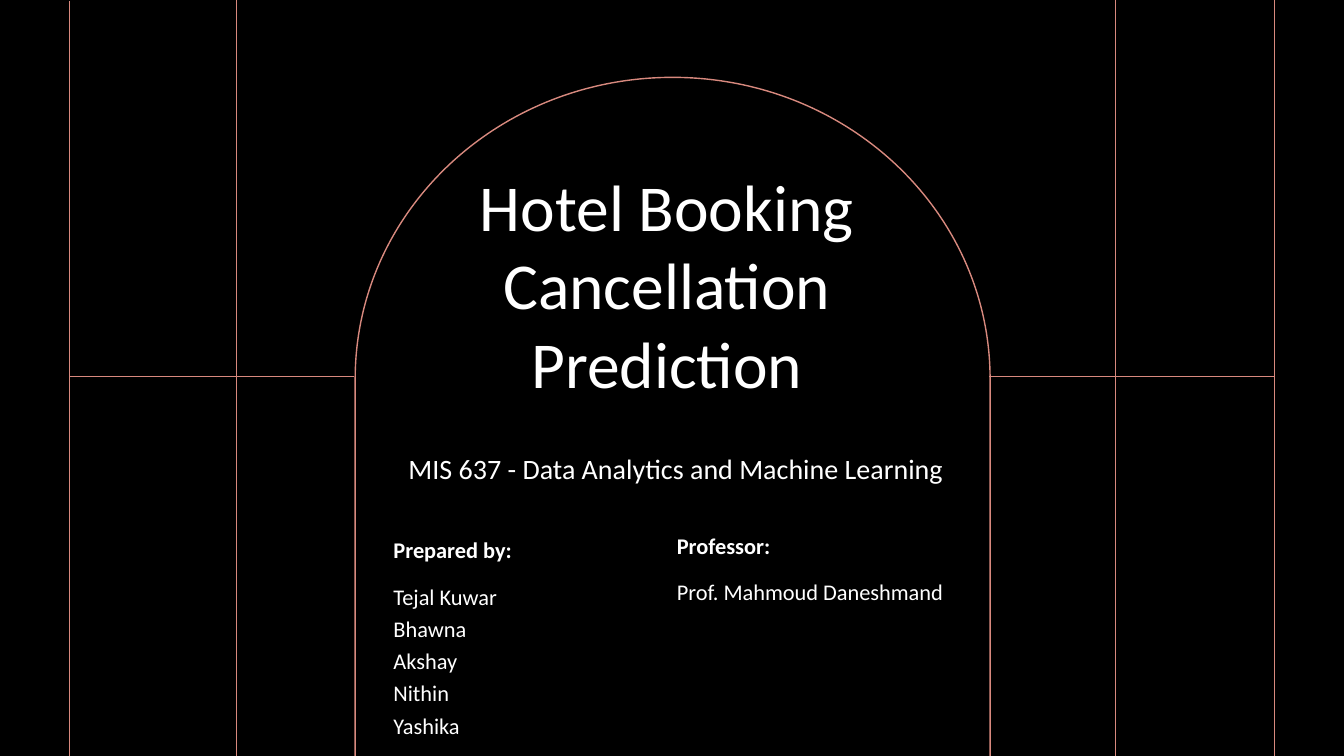
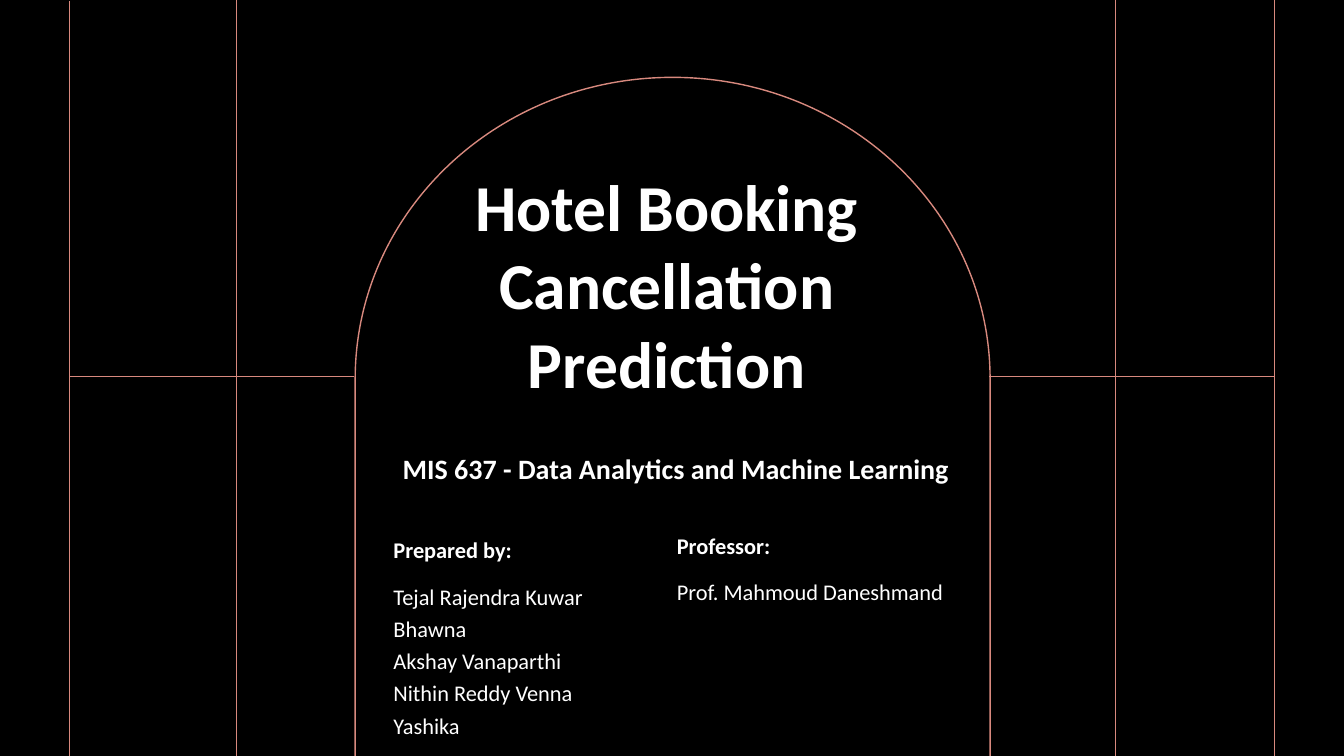
Before and after one commit to akvanaparthy/DAML-Project-Group-3, a slide deck: slide 1 of DAML Group 3 Final.pptx. Drawn at 1344x756 pixels with LibreOffice and Linux fonts; fonts in the diff are those of the drawing; background and template pictures are left out. Boxes give left, top, right and bottom in pixels: in the first picture for what was removed or moved away, otherwise in the second. Text is boxed around its words. In the diff, an @@ line names an element or a change of style, - is before the commit and + after.

```diff
--- a/DAML Group 3 Final.pptx
+++ b/DAML Group 3 Final.pptx
@@ title "Hotel Booking Cancellation Prediction" at (475,185,858,389): bold on @@
@@ subtitle "MIS 637 - Data Analytics ..." at (403,459,949,484): bold on @@
@@ text at (393,589,582,734): text changed @@
-Tejal Kuwar
-Bhawna
-Akshay
-Nithin
-Yashika
+Tejal Rajendra Kuwar
+Bhawna
+Akshay Vanaparthi
+Nithin Reddy Venna
+Yashika
```
Also in this commit, not shown: 8 other slides changed, 12 slides added, 2 slides removed, 4 other files.
